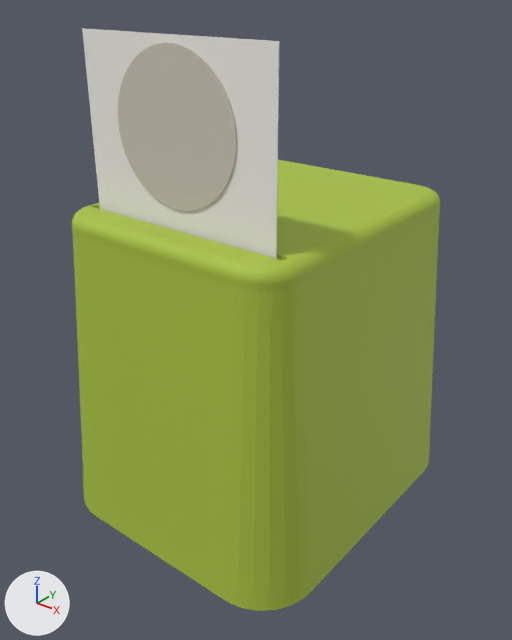
What one commit did to the glTF model site/models/dispenser.glb.
Camera for both pictures: a 50 mm camera at (0.0692, -0.0886, 0.0881) aimed at (0.0007, -0.003, 0.035). The axes (+X, +Y, +Z) are drawn at lower left. The lights are the same throughout. The picture after the commit comes second. Where no turn or scale is listed for an object, it has been applied to the vertices.

In view in the first picture: 'part0_0', 'part1_0', 'part2_0', 'part3_0'.
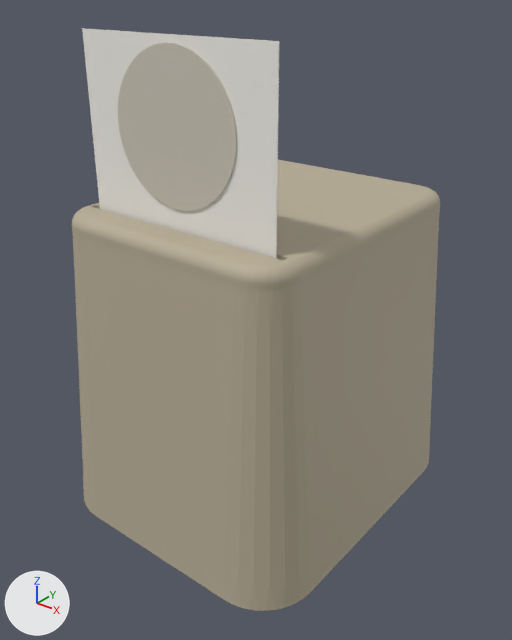
Location of each change, (x1, y1, x2, y2) in pixels of the pictures (512 x 640 px):
'part0_0', recoloured (green to beige): (73, 210, 440, 611) in both
'part1_0', recoloured (green to beige): (72, 160, 440, 292) in both

Edits to the bpy script that builds the scene:
```text
Change mat_material_0:
    mat_material_0.base_color: (0.396, 0.541, 0.051) -> (0.478, 0.42, 0.306)  # green #a9c240 -> beige #b8ad96
```
